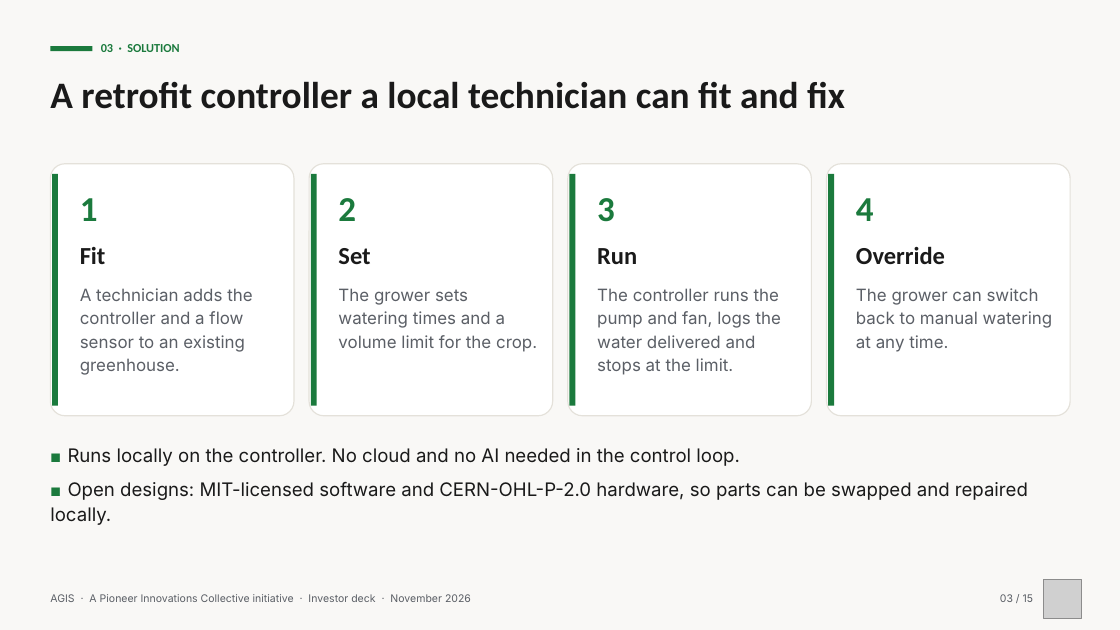
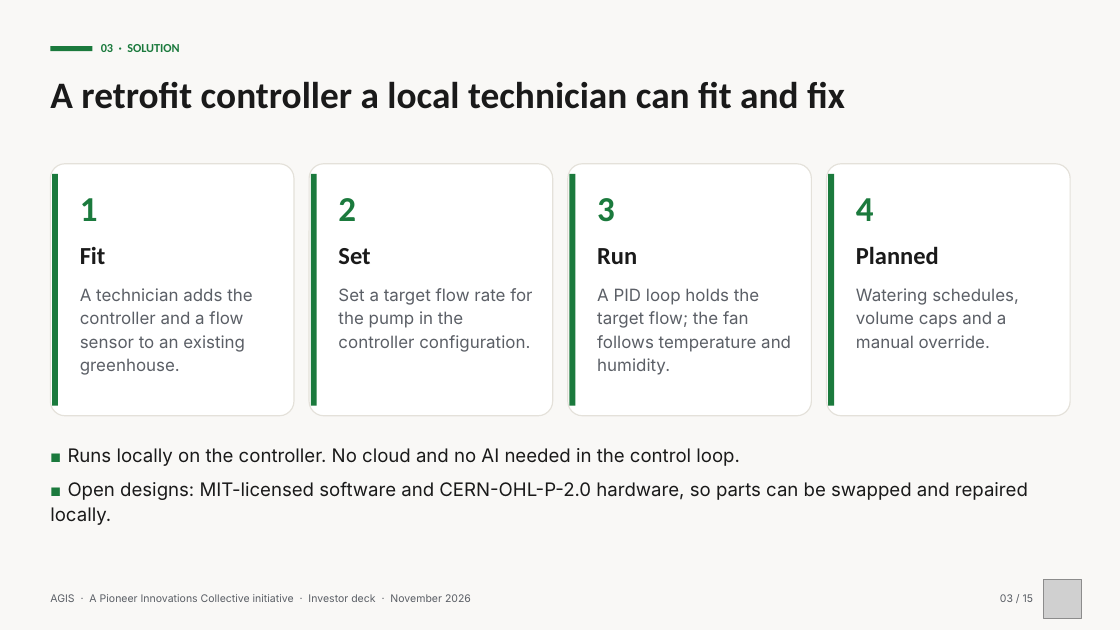
Before and after one commit to Tnzr/agis-intelligence, a slide deck: slide 3 of data-room/AGIS_Investor_Deck.pptx. Drawn at 1120x630 pixels with LibreOffice and Linux fonts; fonts in the diff are those of the drawing; grey boxes stand for pictures. Boxes give left, top, right and bottom in pixels: in the first picture for what was removed or moved away, otherwise in the second. Text is boxed around its words. In the diff, an @@ line names an element or a change of style, - is before the commit and + after.

```diff
--- a/data-room/AGIS_Investor_Deck.pptx
+++ b/data-room/AGIS_Investor_Deck.pptx
@@ text at [856,246,939,264]: text changed @@
-Override
+Planned
@@ text at [338,288,532,352]: text changed @@
-The grower sets watering times and a volume limit for the crop.
+Set a target flow rate for the pump in the controller configuration.
@@ text at [597,288,791,375]: text changed @@
-The controller runs the pump and fan, logs the water delivered and stops at the limit.
+A PID loop holds the target flow; the fan follows temperature and humidity.
@@ text at [856,288,1019,348]: text changed @@
-The grower can switch back to manual watering at any time.
+Watering schedules, volume caps and a manual override.
```
Also in this commit, not shown: 1 other slide changed, 1 other file.
